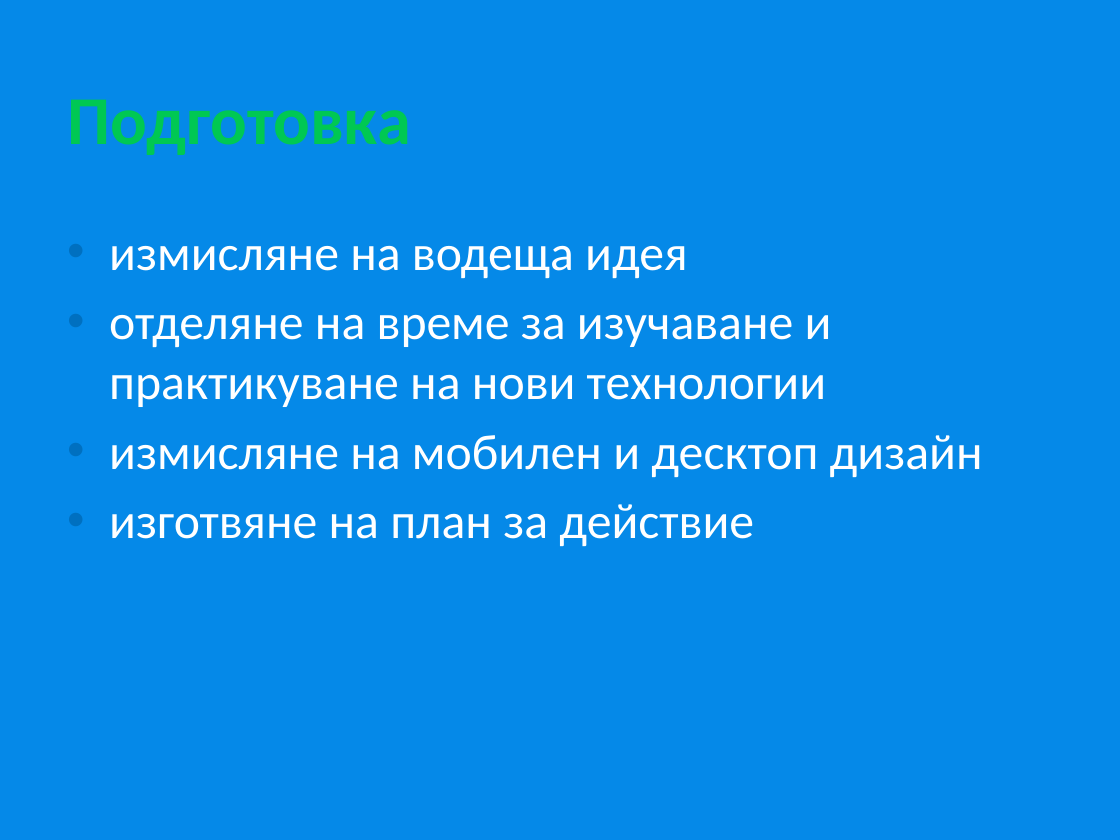
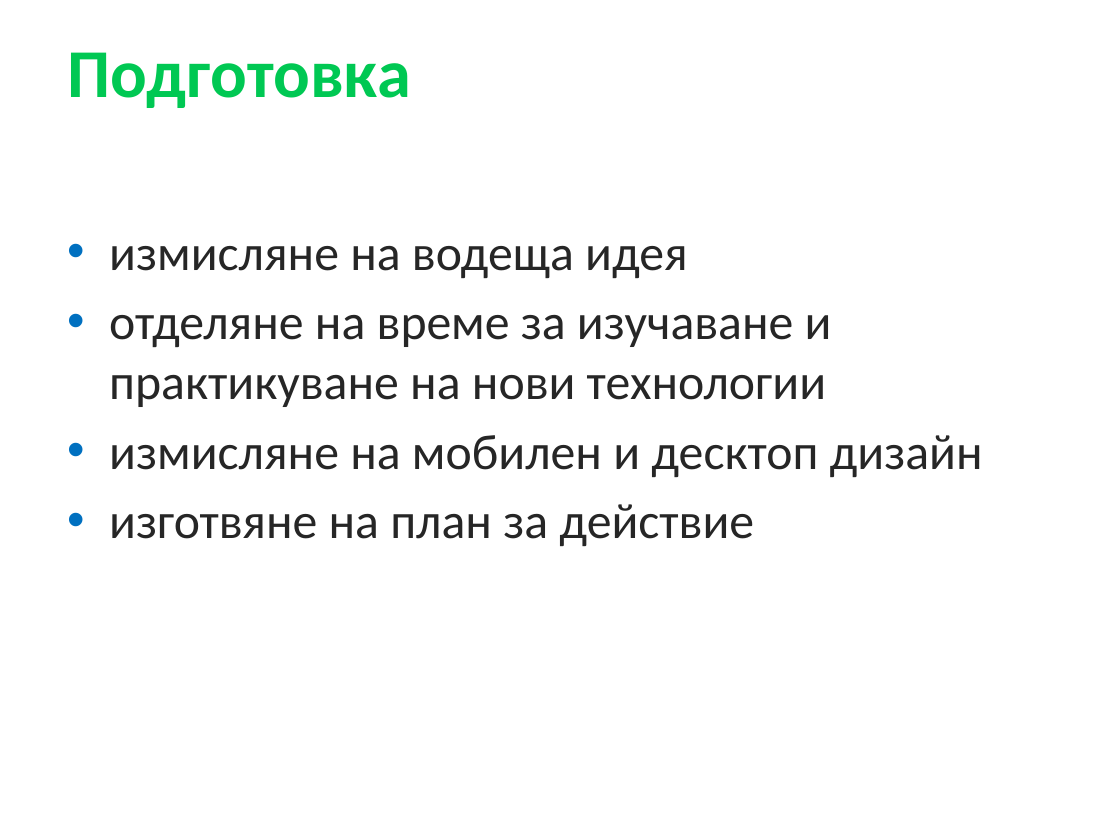
Before and after one commit to kachamaka/plannerix-frontend, a slide deck: slide 3 of 40.pptx. Drawn at 1120x840 pixels with LibreOffice and Linux fonts; fonts in the diff are those of the drawing; background and template pictures are left out. Boxes give left, top, right and bottom in pixels: in the first picture for what was removed or moved away, otherwise in the second. Text is boxed around its words. In the diff, an @@ line names an element or a change of style, - is before the commit and + after.

```diff
--- a/40.pptx
+++ b/40.pptx
@@ background #0589E8 to #FFFFFF @@
@@ title "Подготовка": place and size @@
-title "Подготовка" at box(67, 99, 411, 155)
+title "Подготовка" at box(67, 52, 411, 108)
@@ text "измисляне на водеща идея" at box(109, 246, 983, 546): text colour #FFFFFF to #262626 @@
```
Also in this commit, not shown: 3 other slides changed, 2 slides added, 2 slides removed.
